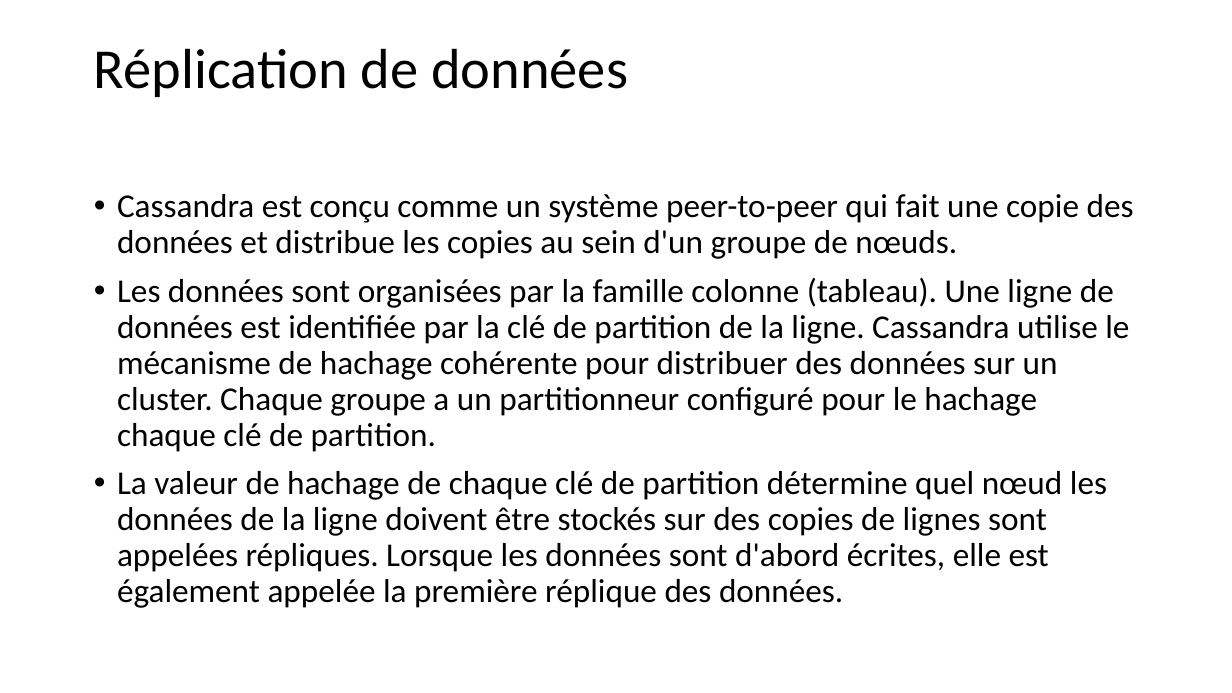
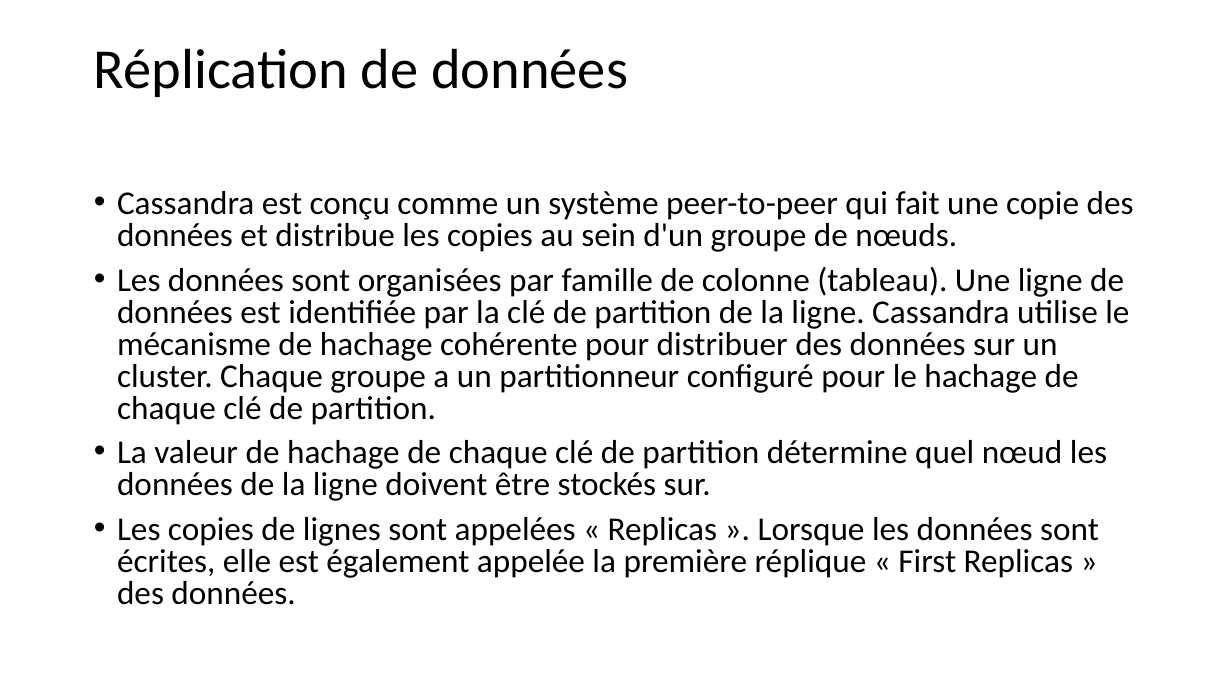
Before and after one commit to khalilbsaibes/cassandra, a slide deck: slide 15 of Cassandra.pptx. Drawn at 1232x693 pixels with LibreOffice and Linux fonts; fonts in the diff are those of the drawing. Boxes give left, top, right and bottom in pixels: in the first picture for what was removed or moved away, otherwise in the second. Text is boxed around its words. In the diff, an @@ line names an element or a change of style, - is before the commit and + after.

Commit message:
Final Presentation

```diff
--- a/Cassandra.pptx
+++ b/Cassandra.pptx
@@ text at bbox=[117, 191, 1134, 252]: line spacing 0.9 to 0.8 @@
@@ text at bbox=[117, 267, 1129, 605]: text changed @@
-• Les données sont organisées par la famille colonne (tableau). Une ligne de données est identifiée par la clé de partition de la ligne. Cassandra utilise le mécanisme de hachage cohérente pour distribuer des données sur un cluster. Chaque groupe a un partitionneur configuré pour le hachage chaque clé de partition.
-• La valeur de hachage de chaque clé de partition détermine quel nœud les données de la ligne doivent être stockés sur des copies de lignes sont appelées répliques. Lorsque les données sont d'abord écrites, elle est également appelée la première réplique des données.
+• Les données sont organisées par famille de colonne (tableau). Une ligne de données est identifiée par la clé de partition de la ligne. Cassandra utilise le mécanisme de hachage cohérente pour distribuer des données sur un cluster. Chaque groupe a un partitionneur configuré pour le hachage de chaque clé de partition.
+• La valeur de hachage de chaque clé de partition détermine quel nœud les données de la ligne doivent être stockés sur.
+• Les copies de lignes sont appelées « Replicas ». Lorsque les données sont écrites, elle est également appelée la première réplique « First Replicas » des données.
```
Also in this commit, not shown: 1 other slide changed, 8 slides added.
